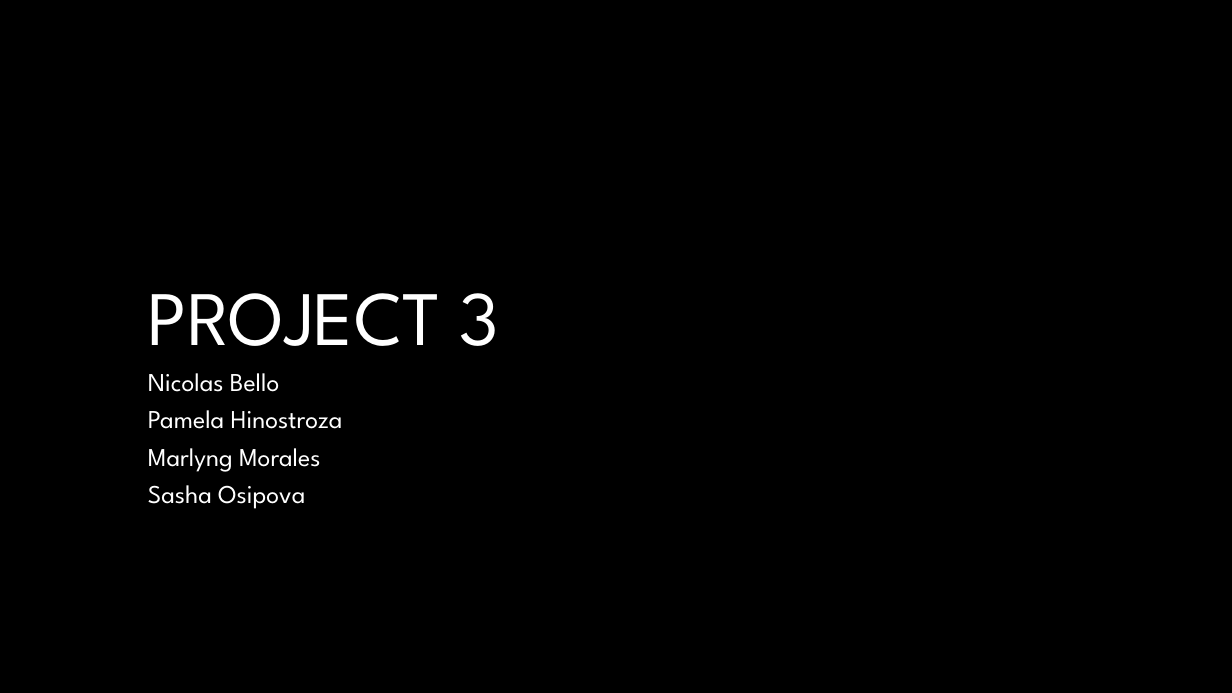
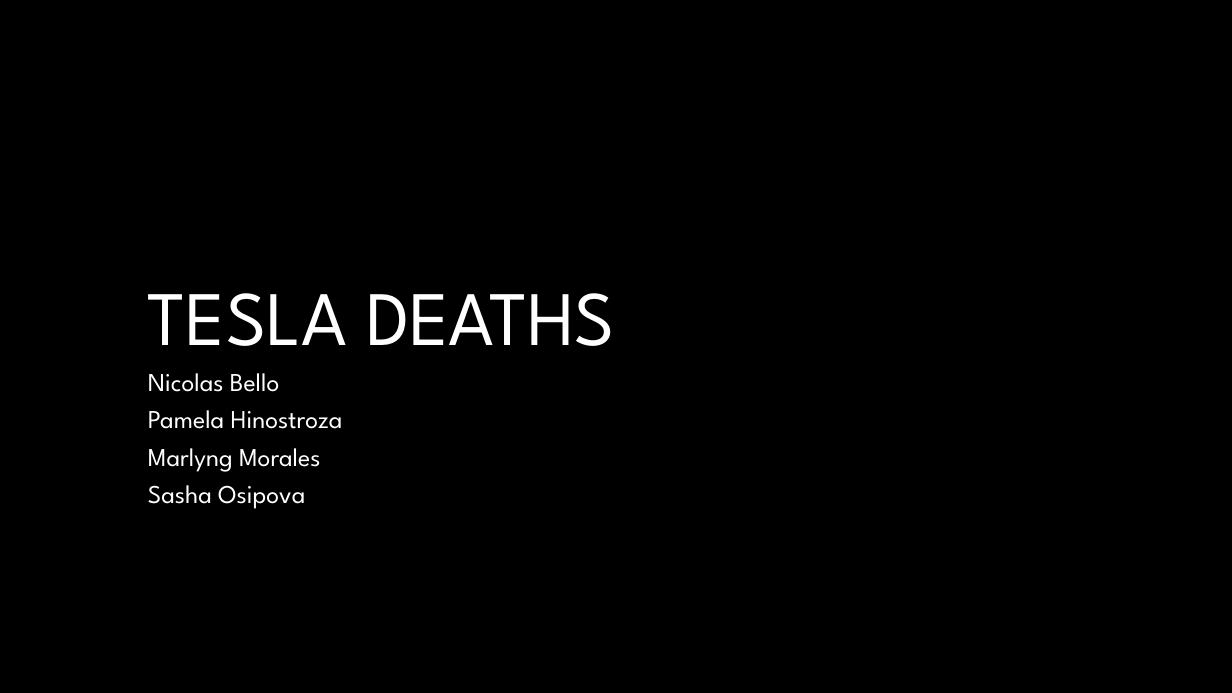
Before and after one commit to pamhinostroza/project_2_redo, a slide deck: slide 1 of Presentation.pptx. Drawn at 1232x693 pixels with LibreOffice and Linux fonts; fonts in the diff are those of the drawing; background and template pictures are left out. Boxes give left, top, right and bottom in pixels: in the first picture for what was removed or moved away, otherwise in the second. Text is boxed around its words. In the diff, an @@ line names an element or a change of style, - is before the commit and + after.

Commit message:
changing powerpoint title

```diff
--- a/Presentation.pptx
+++ b/Presentation.pptx
@@ title at box(148, 293, 615, 346): text changed @@
-PROJECT 3
+TESLA DEATHS
```
